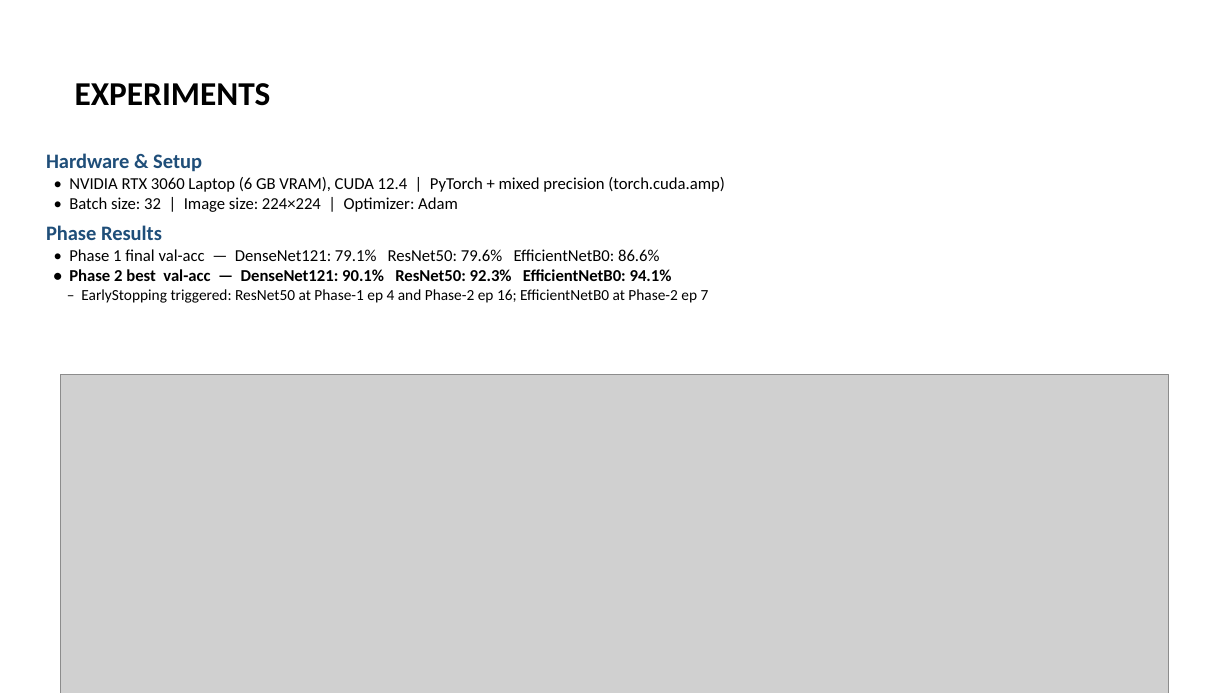
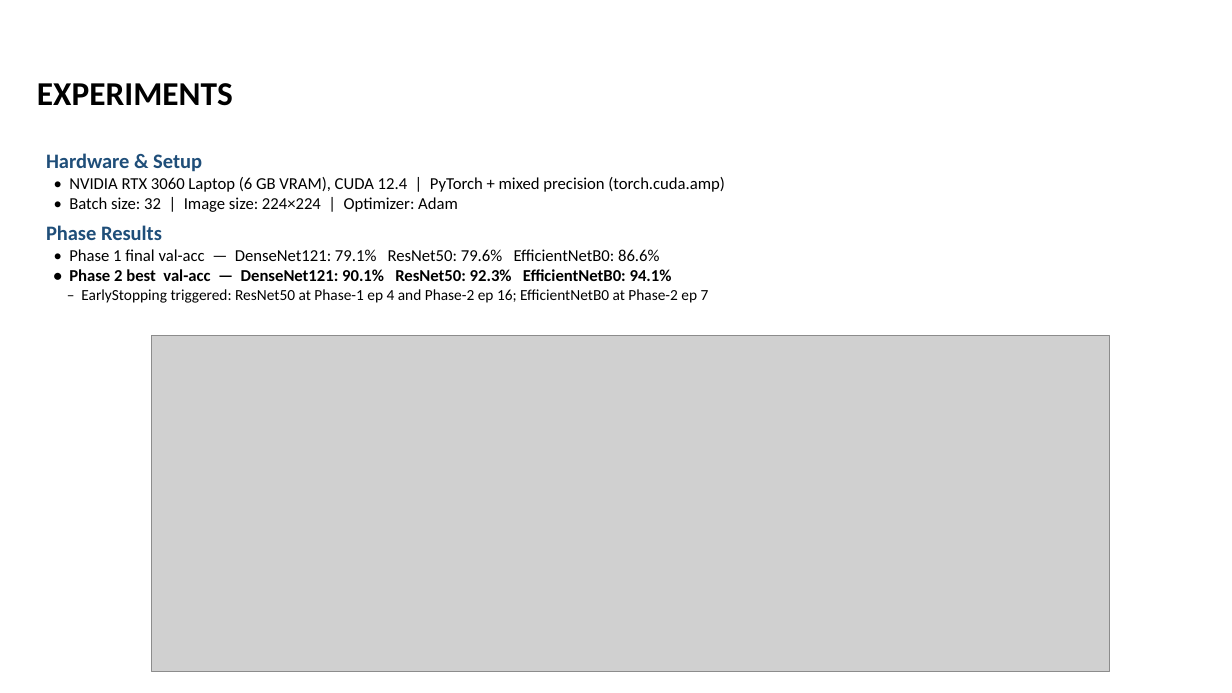
Before and after one commit to bboyrajib/pneumonia-prediction-streamlit, a slide deck: slide 5 of docs/Automated Pneumonia and COVID-19 Detection from Chest X-Ray Images.pptx. Drawn at 1232x693 pixels with LibreOffice and Linux fonts; fonts in the diff are those of the drawing; grey boxes stand for pictures. Boxes give left, top, right and bottom in pixels: in the first picture for what was removed or moved away, otherwise in the second. Text is boxed around its words. In the diff, an @@ line names an element or a change of style, - is before the commit and + after.

```diff
--- a/docs/Automated Pneumonia and COVID-19 Detection from Chest X-Ray Images.pptx
+++ b/docs/Automated Pneumonia and COVID-19 Detection from Chest X-Ray Images.pptx
@@ title "EXPERIMENTS": place and size @@
-title "EXPERIMENTS" at (75,83,271,106)
+title "EXPERIMENTS" at (37,83,233,106)
@@ picture: place and size @@
-picture at (60,374,1169,693)
+picture at (152,335,1110,672)
```
Also in this commit, not shown: 8 other slides changed.
